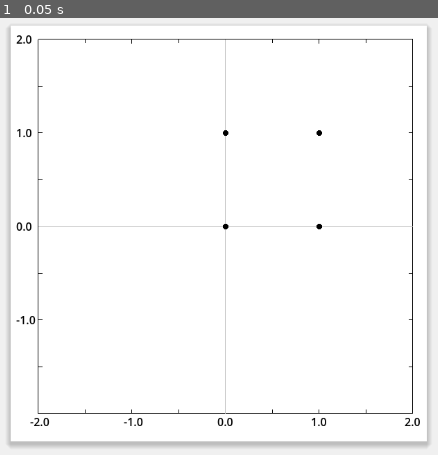
Above: before the commit, frame 1.
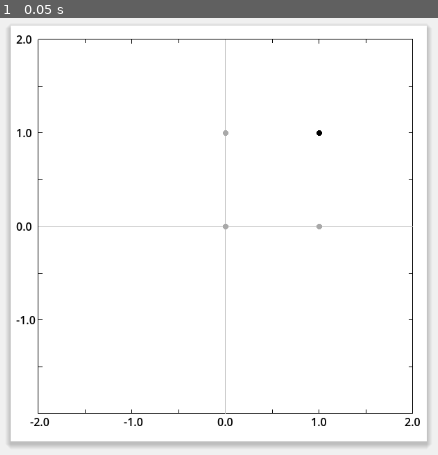
Above: after the commit, the same moment.

Repository: vivisuke/VisualFCL
Game: Godot game, scene res://fc1layer_scene.tscn
Same seed, same stepped clock (60 frames per second), same inputs: the game is played once before the commit and once after it.
Inputs:
- Up to frame 1 (0.05 s): no input

The runs differ from the first frame. In frame 1, less than 0.1% of the frame differs, in the area x 50-74%, y 25-49%.

Commit message:
0009 ◎ C 06/13 06/13 0.001│ToDo│教師値が１になる部分だけ黒丸、ほかはライトグレーに

Diff:
--- a/VisualFCL/scripts/GraphRect.gd
+++ b/VisualFCL/scripts/GraphRect.gd
@@ -9,6 +9,10 @@
 	DSP_001 = 0,				# 0.01
 	DSP_XAVIER,
 	DSP_HE,
+	#
+	OP_AND = 0, OP_OR, OP_NAND,
+	OP_GT,		# x1 > x2
+	OP_XOR,
 }
 const SCREEN_WD = 600.0
 const SCREEN_HT = 600.0
@@ -31,6 +35,7 @@
 var dispersion = DSP_001					# 重み分散、0.01 | Xavier | He
 var distribution = UNIFORM_DISTRIBUTION		# 分布
 var maxv = 2.0								# グラフ範囲
+var ope = OP_AND
 var n_output_node = 1						# 出力ノード数
 var uniform_range = 0.02					# 一様分布範囲
 var param_lst = []
@@ -91,11 +96,24 @@
 		var p2 = posToScreenPos(lst[1])
 		draw_line(p1, p2, col)
 	pass
+func plot_boolean_sub(pos:Vector2):
+	var b = 0
+	if ope == OP_AND: b = 1.0 if pos.x != 0 && pos.y != 0.0 else 0.0		# AND
+	elif ope == OP_OR: b = 1.0 if pos.x != 0 || pos.y != 0.0 else 0.0		# OR
+	elif ope == OP_NAND: b = 0.0 if pos.x != 0 && pos.y != 0.0 else 1.0		# NAND
+	elif ope == OP_GT: b = 1.0 if pos.x > pos.y else 0.0					# x1 > x2
+	elif ope == OP_XOR: b = 1.0 if pos.x != pos.y else 0.0					# XOR
+	var col = Color.BLACK if b else Color.DARK_GRAY
+	draw_circle(posToScreenPos(pos), 4.0, col)
 func plot_boolean():
-	draw_circle(posToScreenPos(Vector2(0, 0)), 4.0, Color.BLACK)
-	draw_circle(posToScreenPos(Vector2(1, 0)), 4.0, Color.BLACK)
-	draw_circle(posToScreenPos(Vector2(0, 1)), 4.0, Color.BLACK)
-	draw_circle(posToScreenPos(Vector2(1, 1)), 4.0, Color.BLACK)
+	plot_boolean_sub(Vector2(0, 0))
+	plot_boolean_sub(Vector2(1, 0))
+	plot_boolean_sub(Vector2(0, 1))
+	plot_boolean_sub(Vector2(1, 1))
+	#draw_circle(posToScreenPos(Vector2(0, 0)), 4.0, Color.BLACK)
+	#draw_circle(posToScreenPos(Vector2(1, 0)), 4.0, Color.BLACK)
+	#draw_circle(posToScreenPos(Vector2(0, 1)), 4.0, Color.BLACK)
+	#draw_circle(posToScreenPos(Vector2(1, 1)), 4.0, Color.BLACK)
 func plot_points():
 	for i in range(points.size()):
 		var x = points[i][0]
Not shown, changed: VisualFCL.spr
